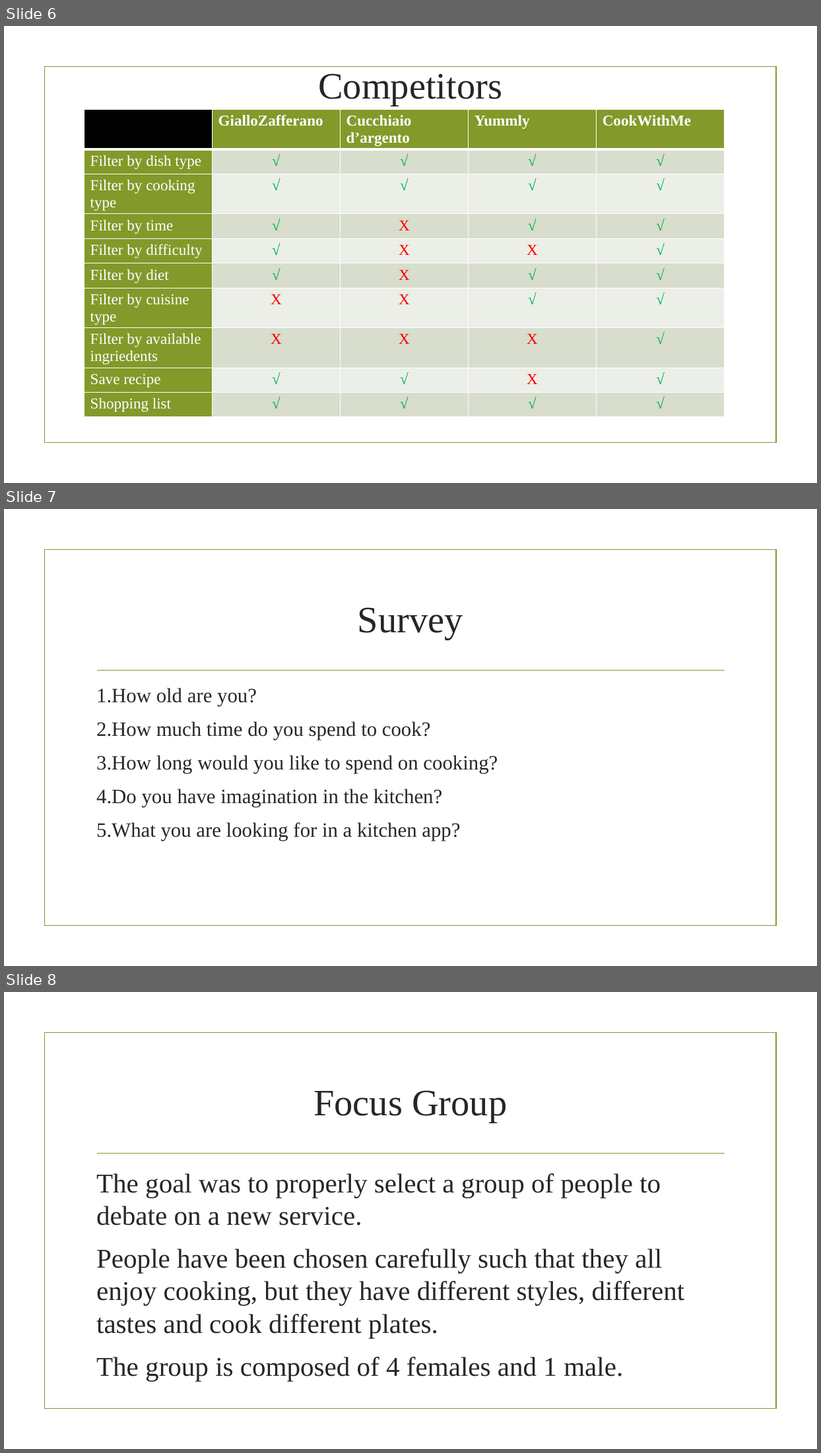
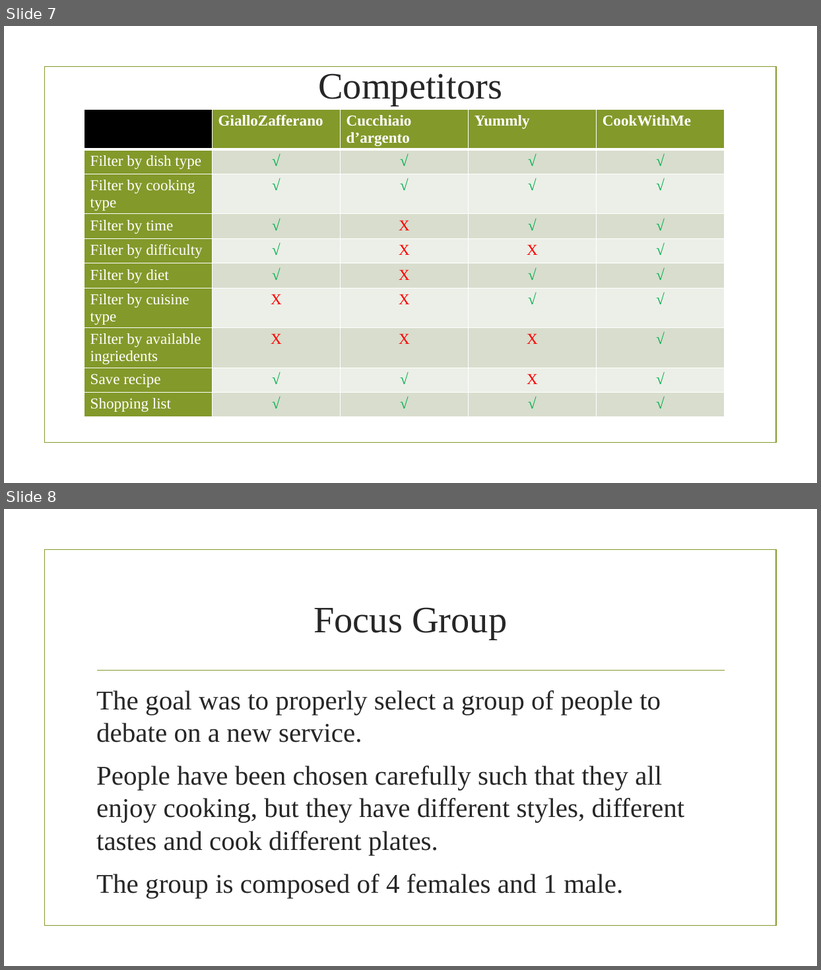
Before and after one commit to nicoDs96/recipes-SE, a slide deck: CookWithMe.pptx. Shown one above the other, each under a label of ours: slides 6, 7 and 8 before the commit, slides 7 and 8 after it. The pictures are 821x1453 and 821x970 pixels, drawn with LibreOffice and Linux fonts; fonts in the diff are those of the drawing; background and template pictures are left out. Boxes give left, top, right and bottom in pixels: in the first picture for what was removed or moved away, otherwise in the second. Text is boxed around its words. In the diff, an @@ line names an element or a change of style, - is before the commit and + after.

```diff
--- a/CookWithMe.pptx
+++ b/CookWithMe.pptx
@@ slide 7 removed at (4, 509, 817, 966), background picture (left out); not listed: 2 template elements that a slide beside it also shows @@
@@ title removed at (358, 607, 463, 640) @@
-Survey
@@ text removed at (96, 688, 498, 841) @@
-1.How old are you?
-2.How much time do you spend to cook?
-3.How long would you like to spend on cooking?
-4.Do you have imagination in the kitchen?
-5.What you are looking for in a kitchen app?
@@ what was slide 6 is now slide 7 @@
```
Also in this commit, not shown: 2 slides changed, 1 slide added.
